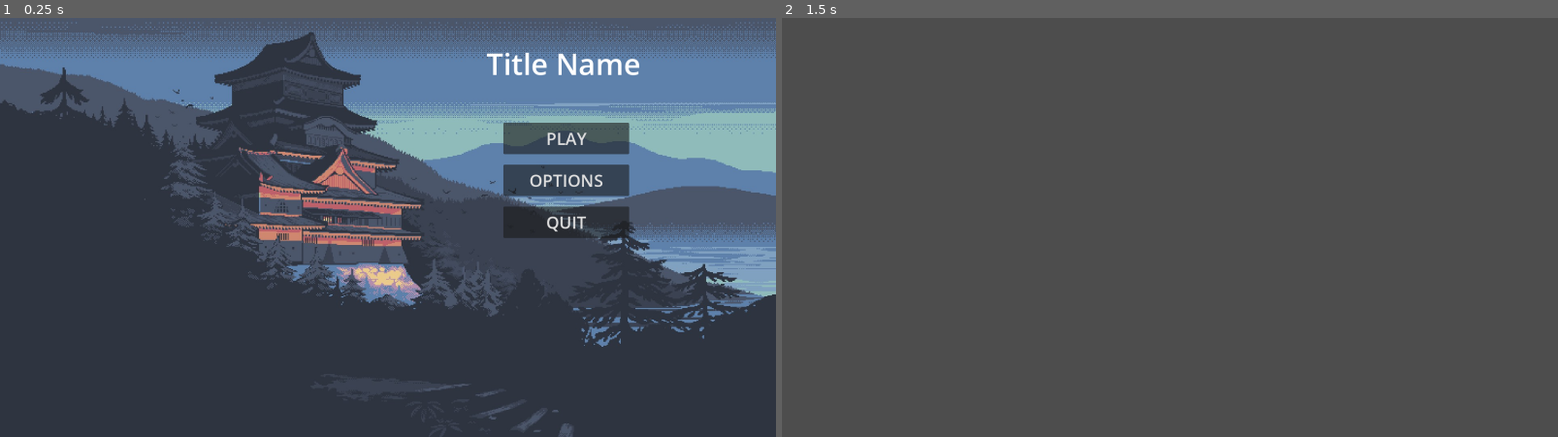
Above: before the commit, frames 1-2 (left to right).
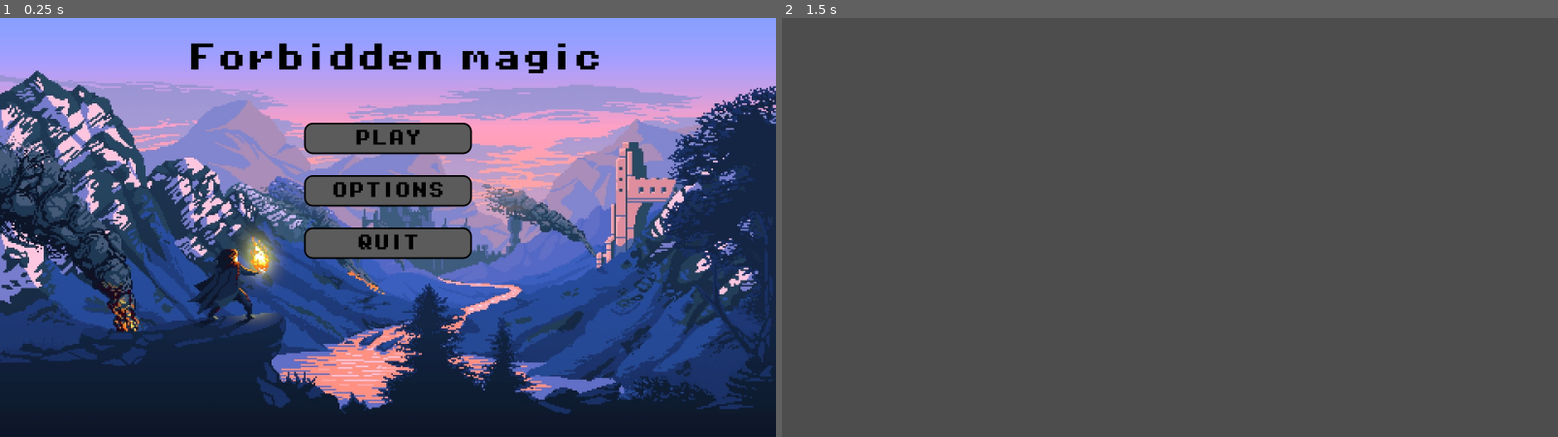
Above: after the commit, the same moments.

Repository: bubleman1/topdown-roguelike
Game: Godot game, scene res://Scenes/main_menu.tscn
Two runs of this game, one before a commit and one after it. Both use one fixed random seed, a clock stepped at 60 frames per second and the inputs below.
Inputs:
- Up to frame 1 (0.25 s): no input
- Up to frame 2 (1.5 s): click "PLAY" at 0.5 s; tap Enter at 1.25 s

The runs differ from the first frame. In frame 1, 94% of the frame differs, in the area x 0-100%, y 0-100%; in frame 2, nothing differs.

Commit message:
New Menu
Malko promeni

Diff:
--- /dev/null
+++ b/Assets/Backgrounds/main_menu.tres
@@ -0,0 +1,17 @@
+[gd_resource type="Theme" load_steps=2 format=3 uid="uid://b4x01yalyifn1"]
+
+[sub_resource type="StyleBoxFlat" id="StyleBoxFlat_u7hn3"]
+bg_color = Color(0.356863, 0.356863, 0.356863, 1)
+border_width_left = 4
+border_width_top = 4
+border_width_right = 4
+border_width_bottom = 4
+border_color = Color(0, 0, 0, 1)
+corner_radius_top_left = 20
+corner_radius_top_right = 20
+corner_radius_bottom_right = 20
+corner_radius_bottom_left = 20
+
+[resource]
+Button/colors/font_color = Color(0, 0, 0, 1)
+Button/styles/normal = SubResource("StyleBoxFlat_u7hn3")
--- a/Assets/SpriteAnimations/Black.tres
+++ b/Assets/SpriteAnimations/Black.tres
@@ -1,6 +1,6 @@
 [gd_resource type="SpriteFrames" load_steps=4 format=3 uid="uid://dcf7hqgnpr3a4"]
 
-[ext_resource type="Texture2D" uid="uid://bexn30uplu2xm" path="res://Assets/player_wizardSheetBlack.png" id="1_5o47f"]
+[ext_resource type="Texture2D" uid="uid://bexn30uplu2xm" path="res://Assets/Player/player_wizardSheetBlack.png" id="1_5o47f"]
 
 [sub_resource type="AtlasTexture" id="AtlasTexture_fl64v"]
 atlas = ExtResource("1_5o47f")
--- a/Assets/SpriteAnimations/Green.tres
+++ b/Assets/SpriteAnimations/Green.tres
@@ -1,6 +1,6 @@
 [gd_resource type="SpriteFrames" load_steps=4 format=3 uid="uid://mu3gv6tmxhuu"]
 
-[ext_resource type="Texture2D" uid="uid://bp4ws2smlnu4v" path="res://Assets/player_wizardSheetGreen-export.png" id="1_cc3qt"]
+[ext_resource type="Texture2D" uid="uid://bp4ws2smlnu4v" path="res://Assets/Player/player_wizardSheetGreen-export.png" id="1_cc3qt"]
 
 [sub_resource type="AtlasTexture" id="AtlasTexture_6jxn7"]
 atlas = ExtResource("1_cc3qt")
--- a/Assets/SpriteAnimations/Purple.tres
+++ b/Assets/SpriteAnimations/Purple.tres
@@ -1,6 +1,6 @@
 [gd_resource type="SpriteFrames" load_steps=4 format=3 uid="uid://vggpdnasdain"]
 
-[ext_resource type="Texture2D" uid="uid://dyol0dluqp4ro" path="res://Assets/player_wizardSheetPurple-export.png" id="1_2vf3l"]
+[ext_resource type="Texture2D" uid="uid://dyol0dluqp4ro" path="res://Assets/Player/player_wizardSheetPurple-export.png" id="1_2vf3l"]
 
 [sub_resource type="AtlasTexture" id="AtlasTexture_j8wc2"]
 atlas = ExtResource("1_2vf3l")
--- a/Assets/SpriteAnimations/Red.tres
+++ b/Assets/SpriteAnimations/Red.tres
@@ -1,6 +1,6 @@
 [gd_resource type="SpriteFrames" load_steps=4 format=3 uid="uid://cblbu26w7yxtn"]
 
-[ext_resource type="Texture2D" uid="uid://6lfwggykdtfp" path="res://Assets/player_wizardSheetRed-export.png" id="1_ceqem"]
+[ext_resource type="Texture2D" uid="uid://6lfwggykdtfp" path="res://Assets/Player/player_wizardSheetRed-export.png" id="1_ceqem"]
 
 [sub_resource type="AtlasTexture" id="AtlasTexture_4gixc"]
 atlas = ExtResource("1_ceqem")
--- a/Assets/SpriteAnimations/Wizard.tres
+++ b/Assets/SpriteAnimations/Wizard.tres
@@ -1,6 +1,6 @@
 [gd_resource type="SpriteFrames" load_steps=4 format=3 uid="uid://bmxlve2ueyubk"]
 
-[ext_resource type="Texture2D" uid="uid://clb5jb34kqk57" path="res://Assets/player_wizardSheet-export.png" id="1_w8x0b"]
+[ext_resource type="Texture2D" uid="uid://clb5jb34kqk57" path="res://Assets/Player/player_wizardSheet-export.png" id="1_w8x0b"]
 
 [sub_resource type="AtlasTexture" id="AtlasTexture_lgwlt"]
 atlas = ExtResource("1_w8x0b")
--- a/Scenes/main_menu.tscn
+++ b/Scenes/main_menu.tscn
@@ -1,7 +1,9 @@
-[gd_scene load_steps=3 format=3 uid="uid://u8r7d15cjtvi"]
+[gd_scene load_steps=5 format=3 uid="uid://u8r7d15cjtvi"]
 
-[ext_resource type="Script" path="res://main_menu.gd" id="1_jhm7a"]
-[ext_resource type="Texture2D" uid="uid://rv5pjl1av6lr" path="res://Assets/Backgrounds/backiee-221243-landscape.jpg" id="2_bp3l8"]
+[ext_resource type="Script" path="res://Scripts/main_menu.gd" id="1_jhm7a"]
+[ext_resource type="Texture2D" uid="uid://dwpegt6f6wvjx" path="res://Assets/Backgrounds/backiee-264640-landscape.jpg" id="2_2qv1i"]
+[ext_resource type="FontFile" uid="uid://bkn2rvn6fk4no" path="res://Assets/fonts/PixelOperator8-Bold.ttf" id="3_1wuxl"]
+[ext_resource type="Theme" uid="uid://b4x01yalyifn1" path="res://Assets/Backgrounds/main_menu.tres" id="3_p2fqj"]
 
 [node name="MainMenu" type="Control"]
 layout_mode = 3
@@ -21,42 +23,50 @@
 anchor_bottom = 1.0
 grow_horizontal = 2
 grow_vertical = 2
-texture = ExtResource("2_bp3l8")
+texture = ExtResource("2_2qv1i")
 expand_mode = 1
 
 [node name="Label" type="Label" parent="."]
 layout_mode = 0
-offset_left = 1160.0
+offset_left = 447.0
 offset_top = 61.0
-offset_right = 1529.0
+offset_right = 1437.0
 offset_bottom = 157.0
+theme_override_colors/font_color = Color(0, 0, 0, 1)
+theme_override_fonts/font = ExtResource("3_1wuxl")
 theme_override_font_sizes/font_size = 70
-text = "Title Name"
+text = "Forbidden magic"
 
 [node name="Play" type="Button" parent="."]
 layout_mode = 0
-offset_left = 1200.0
+offset_left = 725.0
 offset_top = 250.0
-offset_right = 1500.0
+offset_right = 1125.0
 offset_bottom = 325.0
+theme = ExtResource("3_p2fqj")
+theme_override_fonts/font = ExtResource("3_1wuxl")
 theme_override_font_sizes/font_size = 40
 text = "PLAY"
 
 [node name="Options" type="Button" parent="."]
 layout_mode = 0
-offset_left = 1200.0
-offset_top = 350.0
-offset_right = 1500.0
-offset_bottom = 425.0
+offset_left = 725.0
+offset_top = 375.0
+offset_right = 1125.0
+offset_bottom = 450.0
+theme = ExtResource("3_p2fqj")
+theme_override_fonts/font = ExtResource("3_1wuxl")
 theme_override_font_sizes/font_size = 40
 text = "OPTIONS"
 
 [node name="Quit" type="Button" parent="."]
 layout_mode = 0
-offset_left = 1200.0
-offset_top = 450.0
-offset_right = 1500.0
-offset_bottom = 525.0
+offset_left = 725.0
+offset_top = 500.0
+offset_right = 1125.0
+offset_bottom = 575.0
+theme = ExtResource("3_p2fqj")
+theme_override_fonts/font = ExtResource("3_1wuxl")
 theme_override_font_sizes/font_size = 40
 text = "QUIT"
 
Binary file added: Assets/Backgrounds/backiee-264640-landscape.jpg
Not shown, added: Assets/Backgrounds/backiee-264640-landscape.jpg.import
Renamed: Assets/player_wizardSheet-export.png -> Assets/Player/player_wizardSheet-export.png
Not shown, changed: Assets/Player/player_wizardSheet-export.png.import
Renamed: Assets/player_wizardSheetBlack.png -> Assets/Player/player_wizardSheetBlack.png
Not shown, changed: Assets/Player/player_wizardSheetBlack.png.import
Renamed: Assets/player_wizardSheetGreen-export.png -> Assets/Player/player_wizardSheetGreen-export.png
Not shown, changed: Assets/Player/player_wizardSheetGreen-export.png.import
Renamed: Assets/player_wizardSheetPurple-export.png -> Assets/Player/player_wizardSheetPurple-export.png
Not shown, changed: Assets/Player/player_wizardSheetPurple-export.png.import
Renamed: Assets/player_wizardSheetRed-export.png -> Assets/Player/player_wizardSheetRed-export.png
Not shown, changed: Assets/Player/player_wizardSheetRed-export.png.import
(and 5 more such lines)
